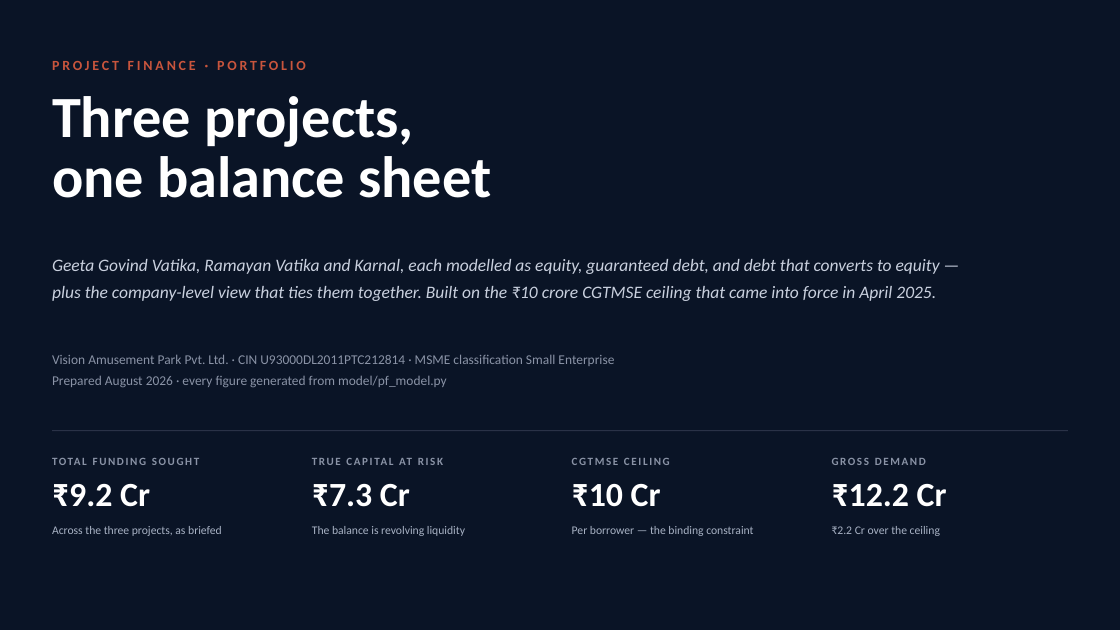
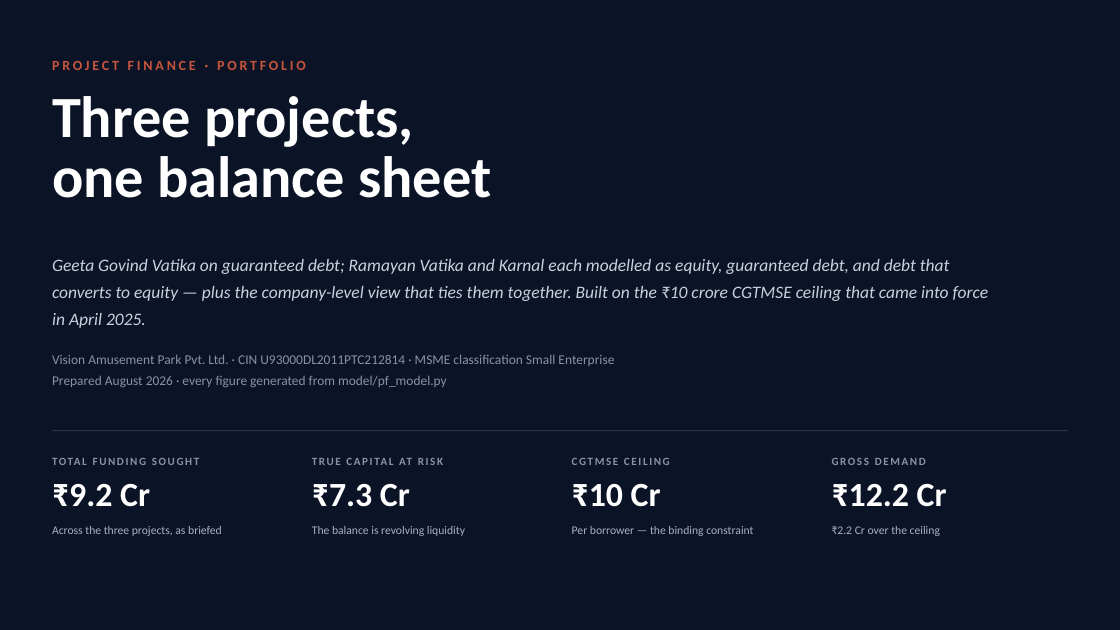
Before and after one commit to eodcfo/vappl-deck, a slide deck: slide 1 of pptx/EOD-Project-Finance-Portfolio.pptx. Drawn at 1120x630 pixels with LibreOffice and Linux fonts; fonts in the diff are those of the drawing. Boxes give left, top, right and bottom in pixels: in the first picture for what was removed or moved away, otherwise in the second. Text is boxed around its words. In the diff, an @@ line names an element or a change of style, - is before the commit and + after.

```diff
--- a/pptx/EOD-Project-Finance-Portfolio.pptx
+++ b/pptx/EOD-Project-Finance-Portfolio.pptx
@@ text at bbox=[52, 259, 989, 328]: text changed @@
-Geeta Govind Vatika, Ramayan Vatika and Karnal, each modelled as equity, guaranteed debt, and debt that converts to equity — plus the company-level view that ties them together. Built on the ₹10 crore CGTMSE ceiling that came into force in April 2025.
+Geeta Govind Vatika on guaranteed debt; Ramayan Vatika and Karnal each modelled as equity, guaranteed debt, and debt that converts to equity — plus the company-level view that ties them together. Built on the ₹10 crore CGTMSE ceiling that came into force in April 2025.
```
Also in this commit, not shown: 1 other slide changed, 9 other files.
